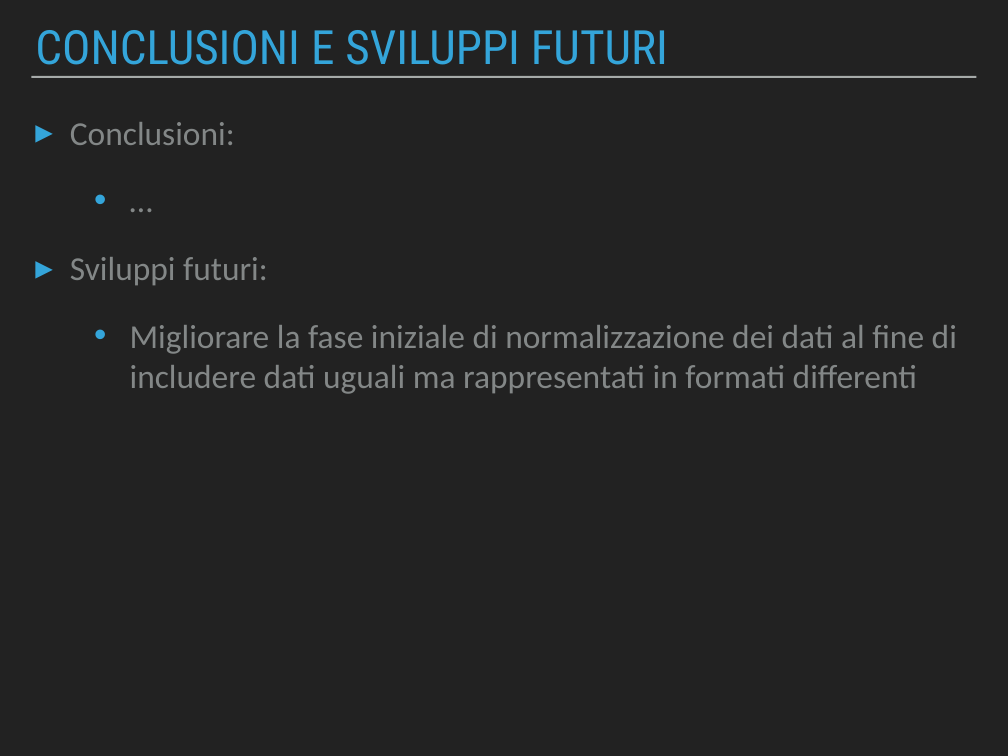
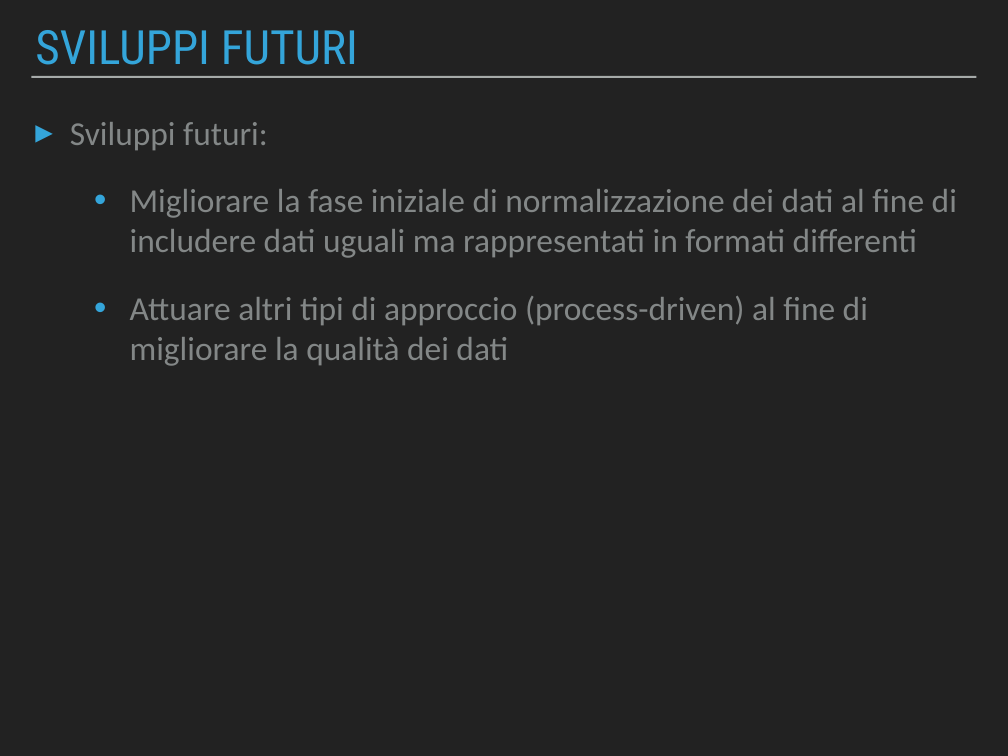
Before and after one commit to Beltra97/Unimib_ArchitettureDati, a slide deck: slide 17 of PresentazionePowerPoint.pptx (slide 16 before the commit). Drawn at 1008x756 pixels with LibreOffice and Linux fonts; fonts in the diff are those of the drawing. Boxes give left, top, right and bottom in pixels: in the first picture for what was removed or moved away, otherwise in the second. Text is boxed around its words. In the diff, an @@ line names an element or a change of style, - is before the commit and + after.

```diff
--- a/PresentazionePowerPoint.pptx
+++ b/PresentazionePowerPoint.pptx
@@ title at [35, 30, 358, 65]: text changed @@
-CONCLUSIONI E SVILUPPI FUTURI
+SVILUPPI FUTURI
@@ text at [70, 122, 235, 145]: paragraphs removed @@
-▸ Conclusioni:
-  • …
@@ text at [130, 296, 868, 366]: paragraph added @@
+  • Attuare altri tipi di approccio (process-driven) al fine di migliorare la qualità dei dati
```
Also in this commit, not shown: 4 other slides changed, 1 slide added, 1 other file.
